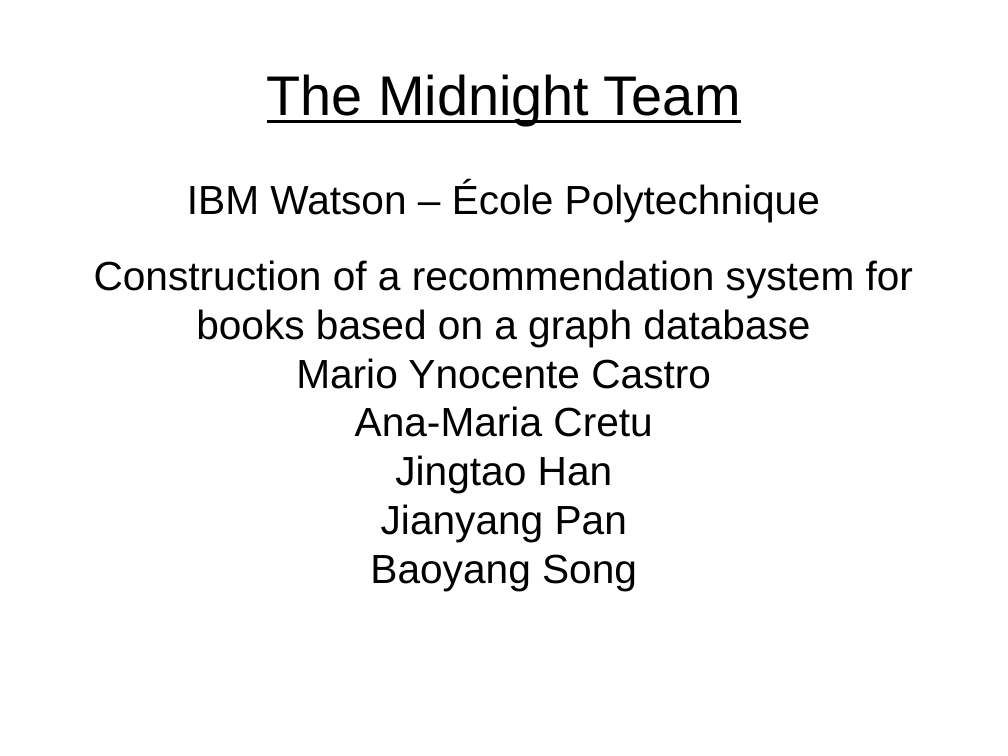
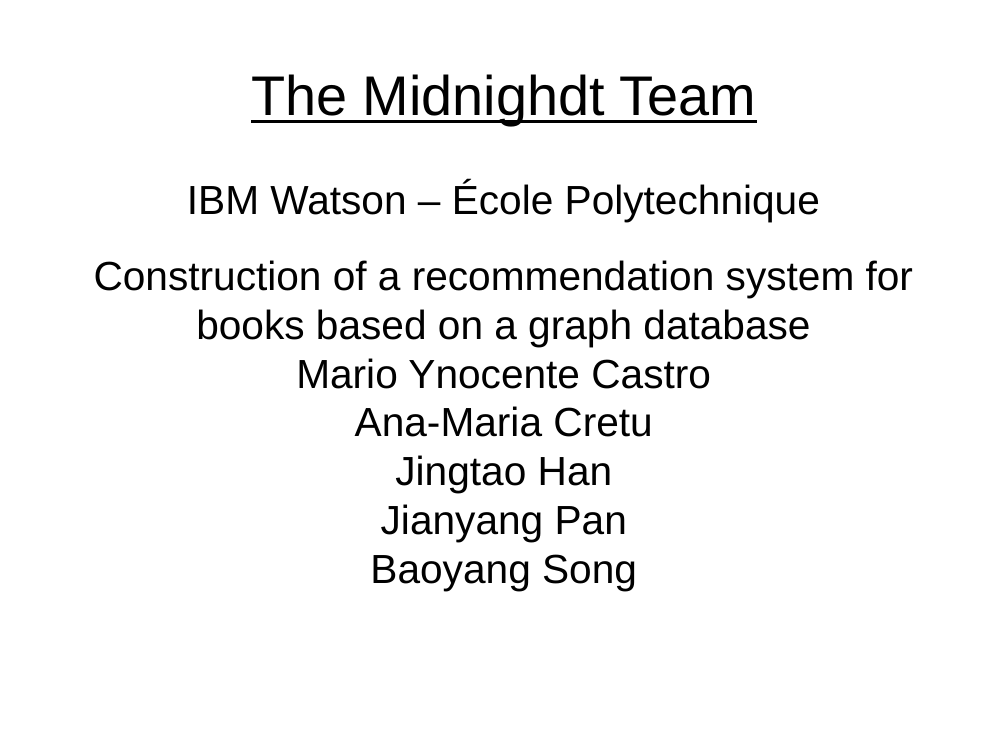
Before and after one commit to marioyc/ProjectWatson, a slide deck: slide 1 of Presentation IBM.pptx. Drawn at 1008x756 pixels with LibreOffice and Linux fonts; fonts in the diff are those of the drawing. Boxes give left, top, right and bottom in pixels: in the first picture for what was removed or moved away, otherwise in the second. Text is boxed around its words. In the diff, an @@ line names an element or a change of style, - is before the commit and + after.

Commit message:
rwrew

```diff
--- a/Presentation IBM.pptx
+++ b/Presentation IBM.pptx
@@ text at (x1=251, y1=74, x2=756, y2=125): text changed @@
-The Midnight Team
+The Midnighdt Team
```
